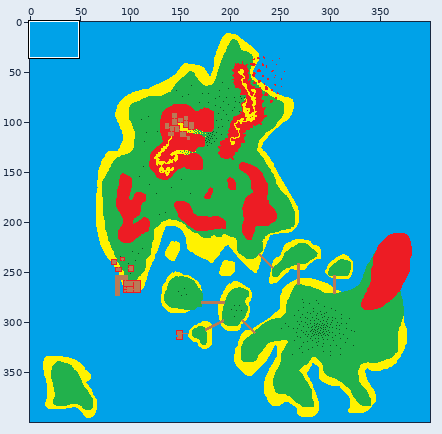
Edited in one commit: sprite sheet (rpgtiles/map.png). Above: a wide view before the commit, with the close-up outlined.
Close-up. Earlier state:
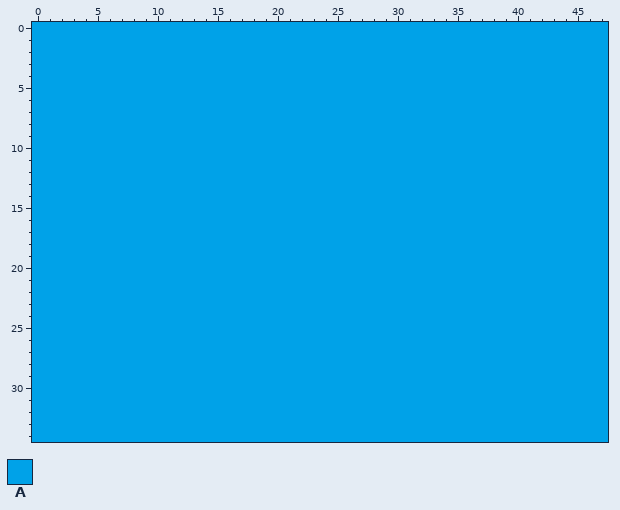
The file is 400x400 pixels. Shown: x 0..47, y 0..34.
Palette (. is transparent): A #00a2e8
Pixels before, first column x 0:
 0 AAAAAAAAAAAAAAAAAAAAAAAAAAAAAAAAAAAAAAAAAAAAAAAA
 1 AAAAAAAAAAAAAAAAAAAAAAAAAAAAAAAAAAAAAAAAAAAAAAAA
 2 AAAAAAAAAAAAAAAAAAAAAAAAAAAAAAAAAAAAAAAAAAAAAAAA
 3 AAAAAAAAAAAAAAAAAAAAAAAAAAAAAAAAAAAAAAAAAAAAAAAA
 4 AAAAAAAAAAAAAAAAAAAAAAAAAAAAAAAAAAAAAAAAAAAAAAAA
 5 AAAAAAAAAAAAAAAAAAAAAAAAAAAAAAAAAAAAAAAAAAAAAAAA
 6 AAAAAAAAAAAAAAAAAAAAAAAAAAAAAAAAAAAAAAAAAAAAAAAA
 7 AAAAAAAAAAAAAAAAAAAAAAAAAAAAAAAAAAAAAAAAAAAAAAAA
 8 AAAAAAAAAAAAAAAAAAAAAAAAAAAAAAAAAAAAAAAAAAAAAAAA
 9 AAAAAAAAAAAAAAAAAAAAAAAAAAAAAAAAAAAAAAAAAAAAAAAA
10 AAAAAAAAAAAAAAAAAAAAAAAAAAAAAAAAAAAAAAAAAAAAAAAA
11 AAAAAAAAAAAAAAAAAAAAAAAAAAAAAAAAAAAAAAAAAAAAAAAA
12 AAAAAAAAAAAAAAAAAAAAAAAAAAAAAAAAAAAAAAAAAAAAAAAA
13 AAAAAAAAAAAAAAAAAAAAAAAAAAAAAAAAAAAAAAAAAAAAAAAA
14 AAAAAAAAAAAAAAAAAAAAAAAAAAAAAAAAAAAAAAAAAAAAAAAA
15 AAAAAAAAAAAAAAAAAAAAAAAAAAAAAAAAAAAAAAAAAAAAAAAA
16 AAAAAAAAAAAAAAAAAAAAAAAAAAAAAAAAAAAAAAAAAAAAAAAA
17 AAAAAAAAAAAAAAAAAAAAAAAAAAAAAAAAAAAAAAAAAAAAAAAA
18 AAAAAAAAAAAAAAAAAAAAAAAAAAAAAAAAAAAAAAAAAAAAAAAA
19 AAAAAAAAAAAAAAAAAAAAAAAAAAAAAAAAAAAAAAAAAAAAAAAA
20 AAAAAAAAAAAAAAAAAAAAAAAAAAAAAAAAAAAAAAAAAAAAAAAA
21 AAAAAAAAAAAAAAAAAAAAAAAAAAAAAAAAAAAAAAAAAAAAAAAA
22 AAAAAAAAAAAAAAAAAAAAAAAAAAAAAAAAAAAAAAAAAAAAAAAA
23 AAAAAAAAAAAAAAAAAAAAAAAAAAAAAAAAAAAAAAAAAAAAAAAA
24 AAAAAAAAAAAAAAAAAAAAAAAAAAAAAAAAAAAAAAAAAAAAAAAA
25 AAAAAAAAAAAAAAAAAAAAAAAAAAAAAAAAAAAAAAAAAAAAAAAA
26 AAAAAAAAAAAAAAAAAAAAAAAAAAAAAAAAAAAAAAAAAAAAAAAA
27 AAAAAAAAAAAAAAAAAAAAAAAAAAAAAAAAAAAAAAAAAAAAAAAA
28 AAAAAAAAAAAAAAAAAAAAAAAAAAAAAAAAAAAAAAAAAAAAAAAA
29 AAAAAAAAAAAAAAAAAAAAAAAAAAAAAAAAAAAAAAAAAAAAAAAA
30 AAAAAAAAAAAAAAAAAAAAAAAAAAAAAAAAAAAAAAAAAAAAAAAA
31 AAAAAAAAAAAAAAAAAAAAAAAAAAAAAAAAAAAAAAAAAAAAAAAA
32 AAAAAAAAAAAAAAAAAAAAAAAAAAAAAAAAAAAAAAAAAAAAAAAA
33 AAAAAAAAAAAAAAAAAAAAAAAAAAAAAAAAAAAAAAAAAAAAAAAA
34 AAAAAAAAAAAAAAAAAAAAAAAAAAAAAAAAAAAAAAAAAAAAAAAA
The same view after the edit:
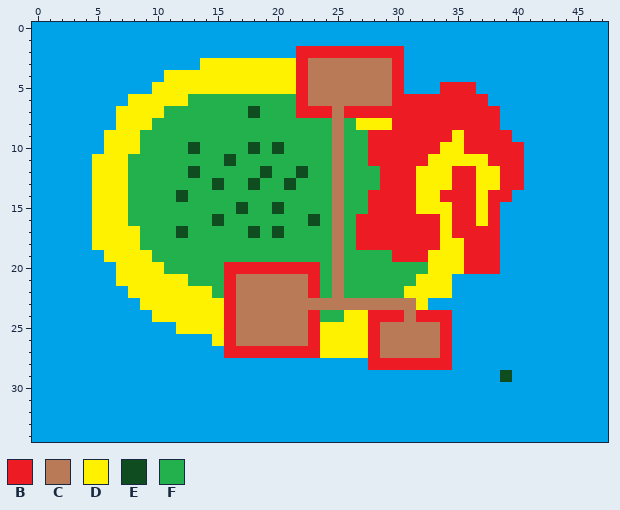
Colours new in this view: B #ed1c24  C #b97a57  D #fff200  E #0f4d21  F #22b14c
The edit:
y 2: x 22..30 AAAAAAAAA -> BBBBBBBBB
y 3: x 14..30 AAAAAAAAAAAAAAAAA -> DDDDDDDDBCCCCCCCB
y 4: x 11..30 AAAAAAAAAAAAAAAAAAAA -> DDDDDDDDDDDBCCCCCCCB
y 5: x 10..30 AAAAAAAAAAAAAAAAAAAAA -> DDDDDDDDDDDDBCCCCCCCB; x 34..36 AAA -> BBB
y 6: x 8..37 AAAAAAAAAAAAAAAAAAAAAAAAAAAAAA -> DDDDDFFFFFFFFFBCCCCCCCBBBBBBBB
y 7: x 7..38 AAAAAAAAAAAAAAAAAAAAAAAAAAAAAAAA -> DDDDFFFFFFFEFFFBBBCBBBBBBBBBBBBB
y 8: x 7..38 AAAAAAAAAAAAAAAAAAAAAAAAAAAAAAAA -> DDDFFFFFFFFFFFFFFFCFDDDBBBBBBBBB
y 9: x 6..39 AAAAAAAAAAAAAAAAAAAAAAAAAAAAAAAAAA -> DDDFFFFFFFFFFFFFFFFCFFBBBBBBBDBBBB
y 10: x 6..40 AAAAAAAAAAAAAAAAAAAAAAAAAAAAAAAAAAA -> DDDFFFFEFFFFEFEFFFFCFFBBBBBBDDBBBBB
y 11: x 5..40 AAAAAAAAAAAAAAAAAAAAAAAAAAAAAAAAAAAA -> DDDFFFFFFFFEFFFFFFFFCFFBBBBBDDDDDBBB
y 12: x 5..40 AAAAAAAAAAAAAAAAAAAAAAAAAAAAAAAAAAAA -> DDDFFFFFEFFFFFEFFEFFCFFFBBBDDDBBDDBB
y 13: x 5..40 AAAAAAAAAAAAAAAAAAAAAAAAAAAAAAAAAAAA -> DDDFFFFFFFEFFEFFEFFFCFFFBBBDDDBBDDBB
y 14: x 5..39 AAAAAAAAAAAAAAAAAAAAAAAAAAAAAAAAAAA -> DDDFFFFEFFFFFFFFFFFFCFFBBBBDDBBBDBB
y 15: x 5..38 AAAAAAAAAAAAAAAAAAAAAAAAAAAAAAAAAA -> DDDFFFFFFFFFEFFEFFFFCFFBBBBDDDBBDB
y 16: x 5..38 AAAAAAAAAAAAAAAAAAAAAAAAAAAAAAAAAA -> DDDFFFFFFFEFFFFFFFEFCFBBBBBBBDBBDB
y 17: x 5..38 AAAAAAAAAAAAAAAAAAAAAAAAAAAAAAAAAA -> DDDDFFFEFFFFFEFEFFFFCFBBBBBBBDBBBB
y 18: x 5..38 AAAAAAAAAAAAAAAAAAAAAAAAAAAAAAAAAA -> DDDDFFFFFFFFFFFFFFFFCFBBBBBBBDDBBB
y 19: x 6..38 AAAAAAAAAAAAAAAAAAAAAAAAAAAAAAAAA -> DDDDFFFFFFFFFFFFFFFCFFFFBBBDDDBBB
y 20: x 7..38 AAAAAAAAAAAAAAAAAAAAAAAAAAAAAAAA -> DDDDFFFFFBBBBBBBBFCFFFFFFFDDDBBB
y 21: x 7..34 AAAAAAAAAAAAAAAAAAAAAAAAAAAA -> DDDDDDFFFBCCCCCCBFCFFFFFFDDD
y 22: x 8..34 AAAAAAAAAAAAAAAAAAAAAAAAAAA -> DDDDDDDFBCCCCCCBFCFFFFFDDDD
y 23: x 9..32 AAAAAAAAAAAAAAAAAAAAAAAA -> DDDDDDDBCCCCCCCCCCCCCCCD
y 24: x 10..34 AAAAAAAAAAAAAAAAAAAAAAAAA -> DDDDDDBCCCCCCBFFDDBBBCBBB
y 25: x 12..34 AAAAAAAAAAAAAAAAAAAAAAA -> DDDDBCCCCCCBDDDDBCCCCCB
y 26: x 15..34 AAAAAAAAAAAAAAAAAAAA -> DBCCCCCCBDDDDBCCCCCB
y 27: x 16..34 AAAAAAAAAAAAAAAAAAA -> BBBBBBBBDDDDBCCCCCB
y 28: x 28..34 AAAAAAA -> BBBBBBB
y 29: x 39 A -> E
